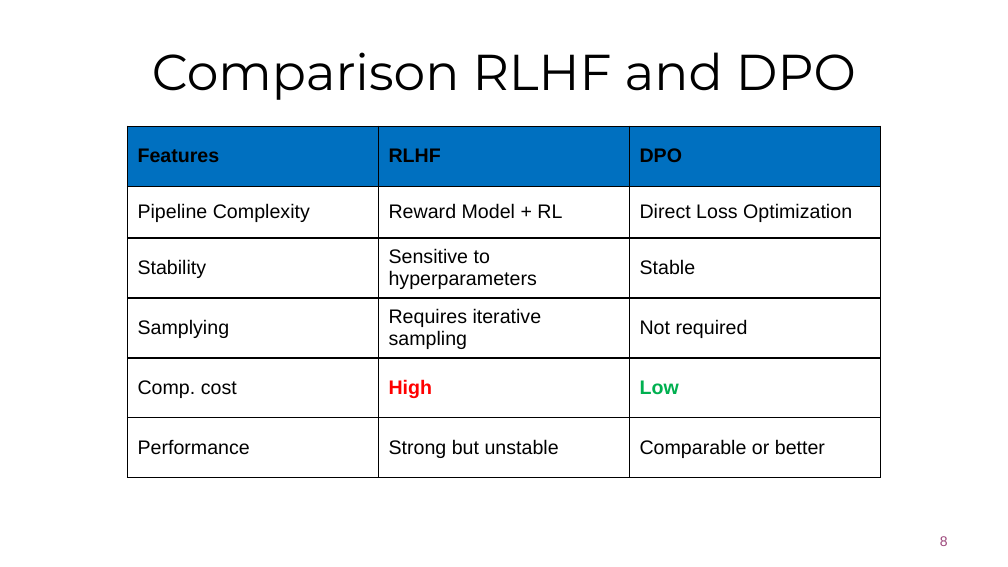
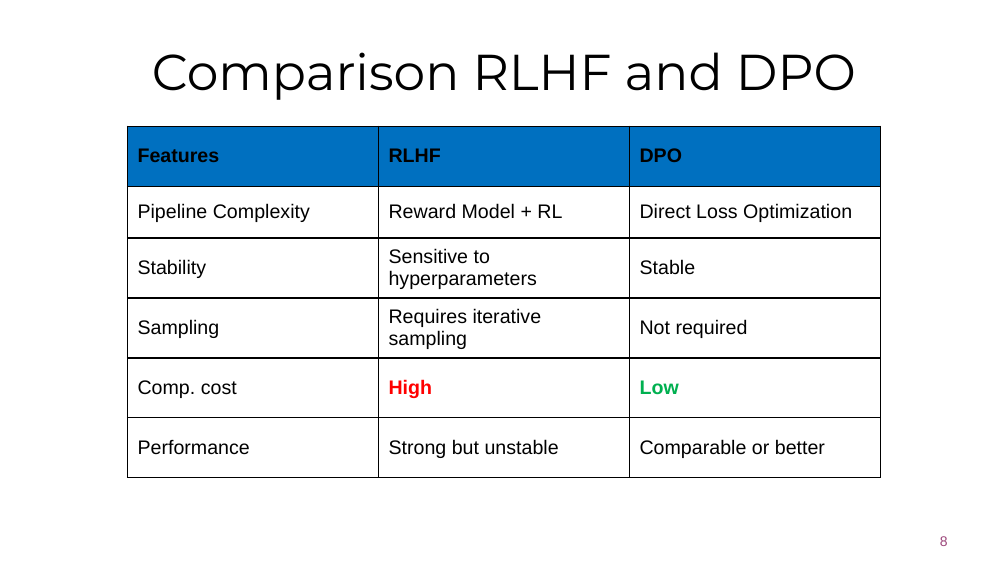
Before and after one commit to GiovanniFilomeno/Direct_Preference_Learning_LLM_Thesis, a slide deck: slide 8 of Presentation/DPO-Filomeno.pptx. Drawn at 1008x567 pixels with LibreOffice and Linux fonts; fonts in the diff are those of the drawing; background and template pictures are left out. Boxes give left, top, right and bottom in pixels: in the first picture for what was removed or moved away, otherwise in the second. Text is boxed around its words. In the diff, an @@ line names an element or a change of style, - is before the commit and + after.

Commit message:
Presentation update

```diff
--- a/Presentation/DPO-Filomeno.pptx
+++ b/Presentation/DPO-Filomeno.pptx
@@ table at (127,126,880,478) @@
-row 4, column 1: Samplying
+row 4, column 1: Sampling
```
Also in this commit, not shown: 3 slides added, 1 slide removed, 3 other files.
